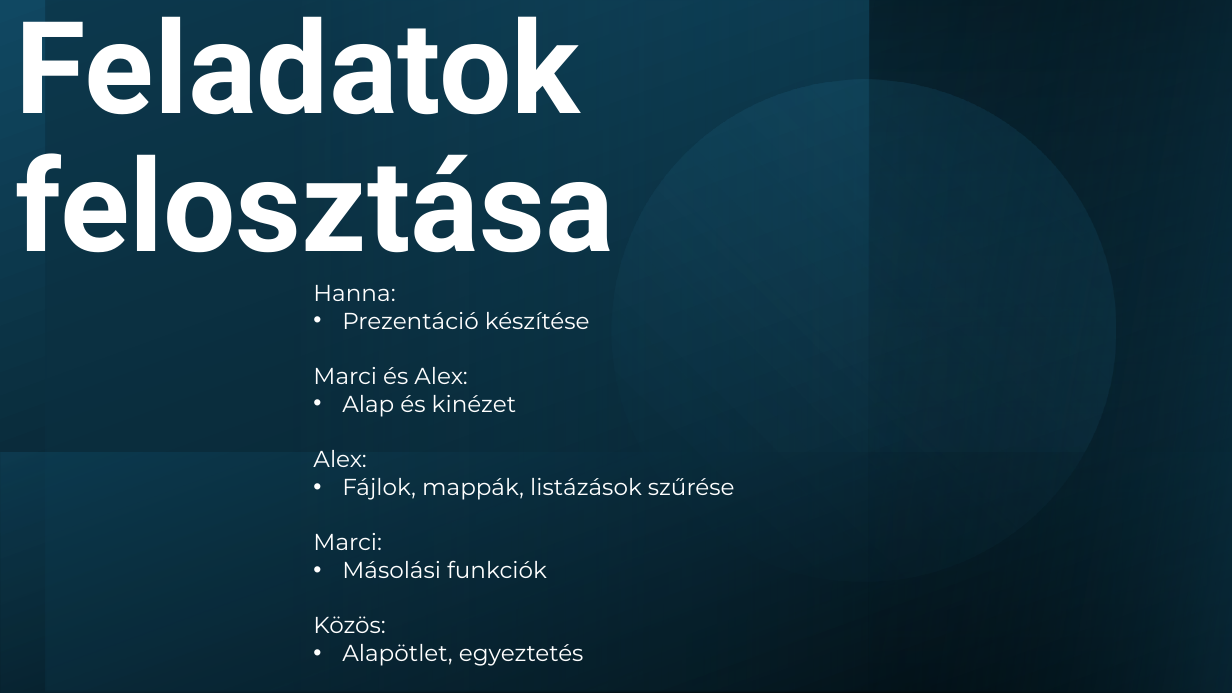
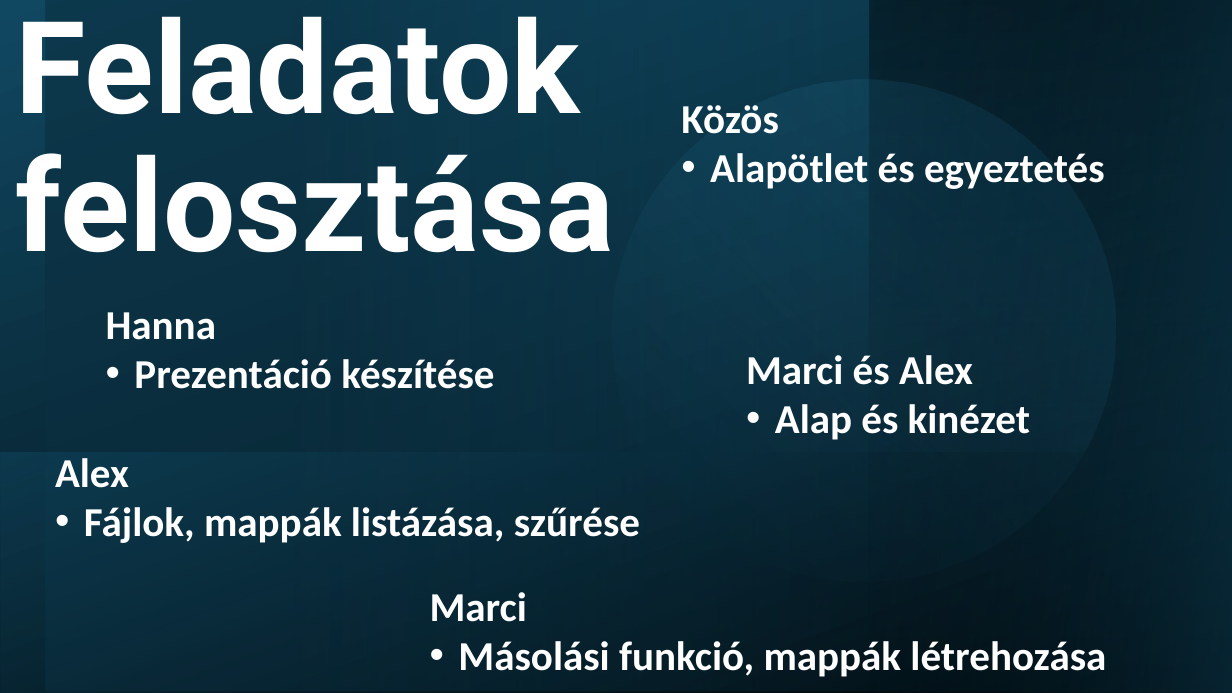
Before and after one commit to marcellfabian2/Console_App, a slide deck: slide 3 of Fájlkezelés.pptx. Drawn at 1232x693 pixels with LibreOffice and Linux fonts; fonts in the diff are those of the drawing. Boxes give left, top, right and bottom in pixels: in the first picture for what was removed or moved away, otherwise in the second. Text is boxed around its words. In the diff, an @@ line names an element or a change of style, - is before the commit and + after.

Commit message:
Prezentáció - végleges

```diff
--- a/Fájlkezelés.pptx
+++ b/Fájlkezelés.pptx
@@ text added at <box>681,105,1105,189</box>, 32 pt, text #FFFFFF, bold @@
+Közös
+• Alapötlet és egyeztetés
@@ text removed at <box>313,285,735,666</box> @@
-Hanna:
-• Prezentáció készítése
-Marci és Alex:
-• Alap és kinézet
-Alex:
-• Fájlok, mappák, listázások szűrése
-Marci:
-• Másolási funkciók
-Közös:
-• Alapötlet, egyeztetés
@@ text added at <box>106,312,494,389</box>, 32 pt, text #FFFFFF, bold @@
+Hanna
+• Prezentáció készítése
@@ text added at <box>746,355,1030,440</box>, 32 pt, text #FFFFFF, bold @@
+Marci és Alex
+• Alap és kinézet
@@ text added at <box>55,458,640,543</box>, 32 pt, text #FFFFFF, bold @@
+Alex
+• Fájlok, mappák listázása, szűrése
@@ text added at <box>430,592,1106,677</box>, 32 pt, text #FFFFFF, bold @@
+Marci
+• Másolási funkció, mappák létrehozása
```
Also in this commit, not shown: 1 other slide changed, 4 slides added, 1 slide removed.
